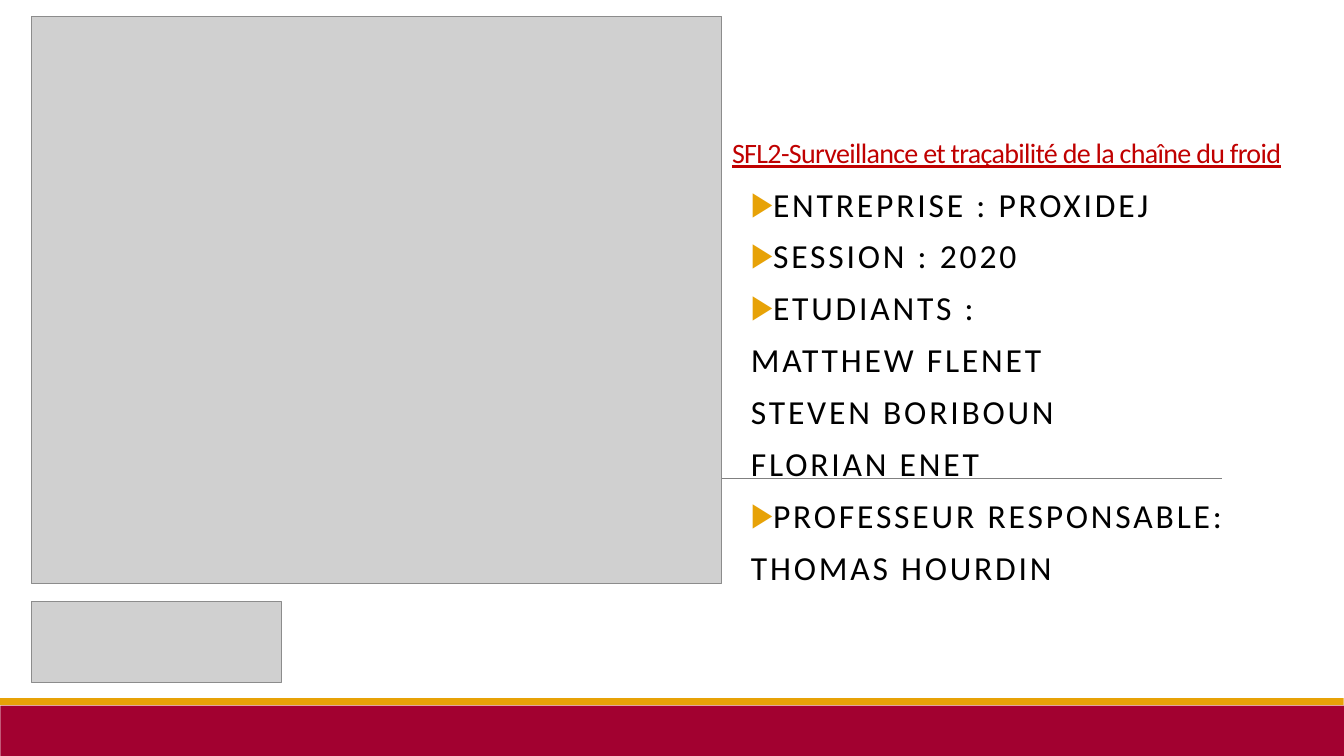
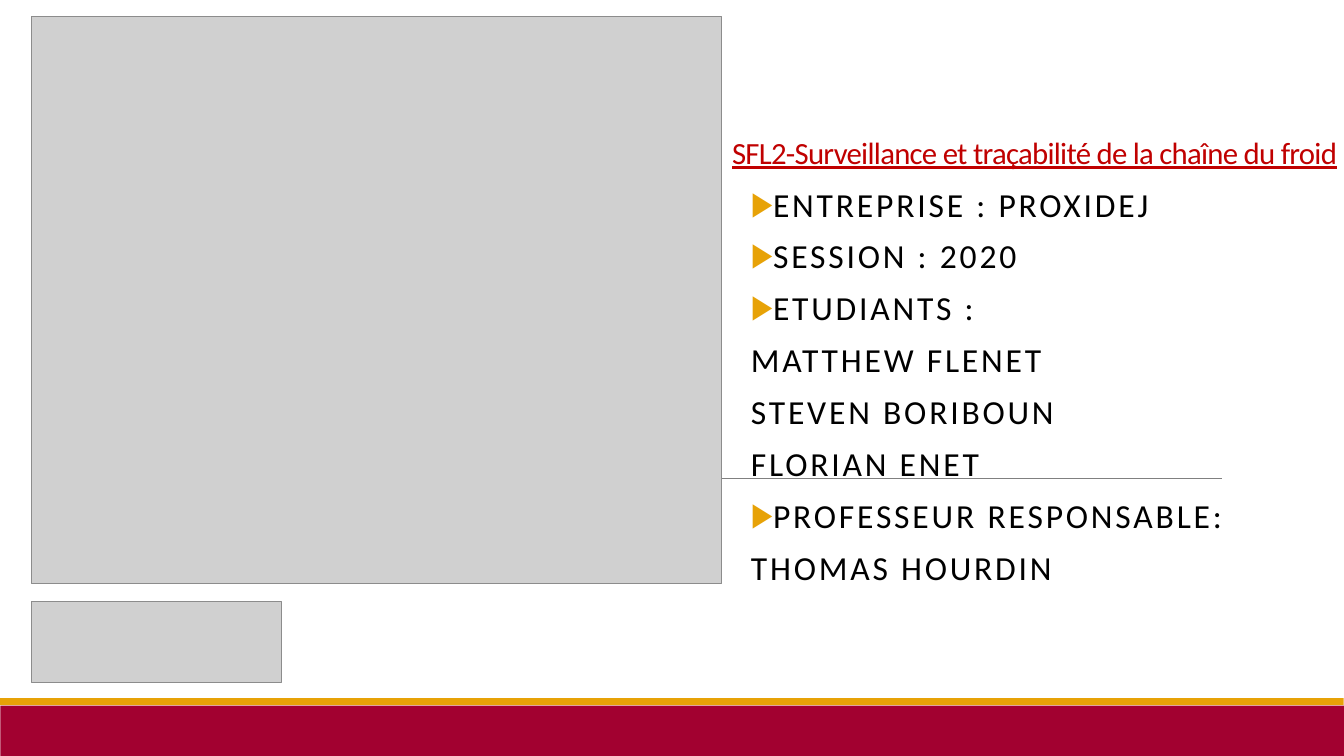
Before and after one commit to SteBoun/SFL2_ChaineDeFroid, a slide deck: slide 1 of Diaporama/DIAPO Steven.pptx. Drawn at 1344x756 pixels with LibreOffice and Linux fonts; fonts in the diff are those of the drawing; grey boxes stand for pictures. Boxes give left, top, right and bottom in pixels: in the first picture for what was removed or moved away, otherwise in the second. Text is boxed around its words. In the diff, an @@ line names an element or a change of style, - is before the commit and + after.

Commit message:
Maj

```diff
--- a/Diaporama/DIAPO Steven.pptx
+++ b/Diaporama/DIAPO Steven.pptx
@@ title "SFL2-Surveillance et traçabilité de la ..." at (732, 142, 1337, 169): size 20 to 22 pt @@
```
